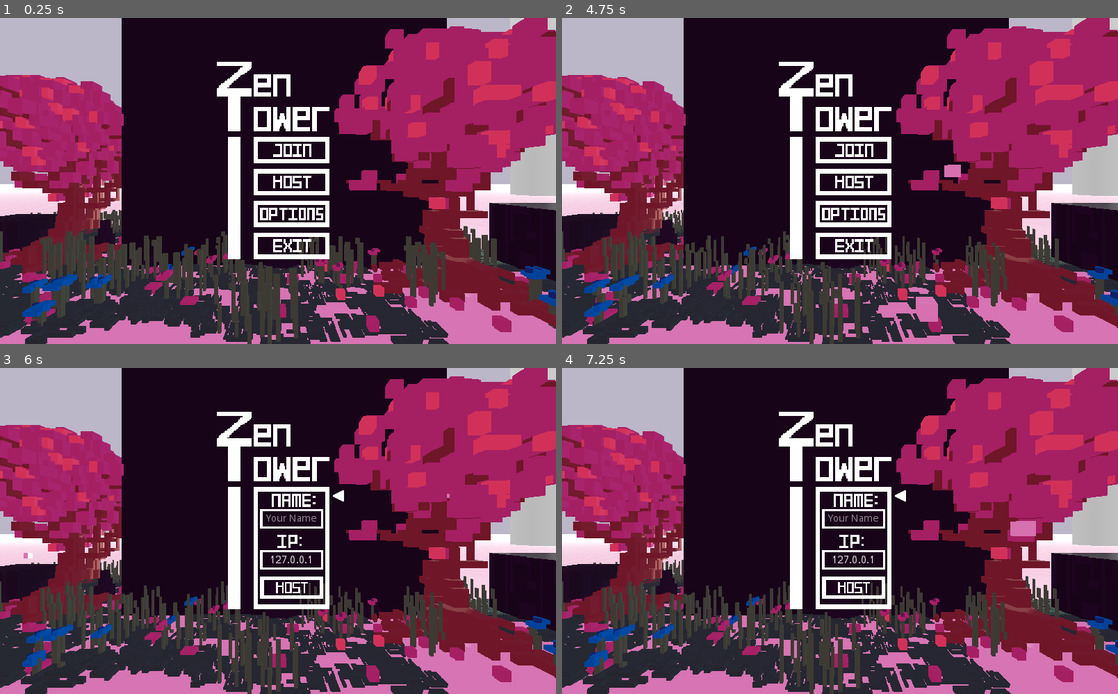
Above: before the commit, frames 1-4 (two rows, left to right).
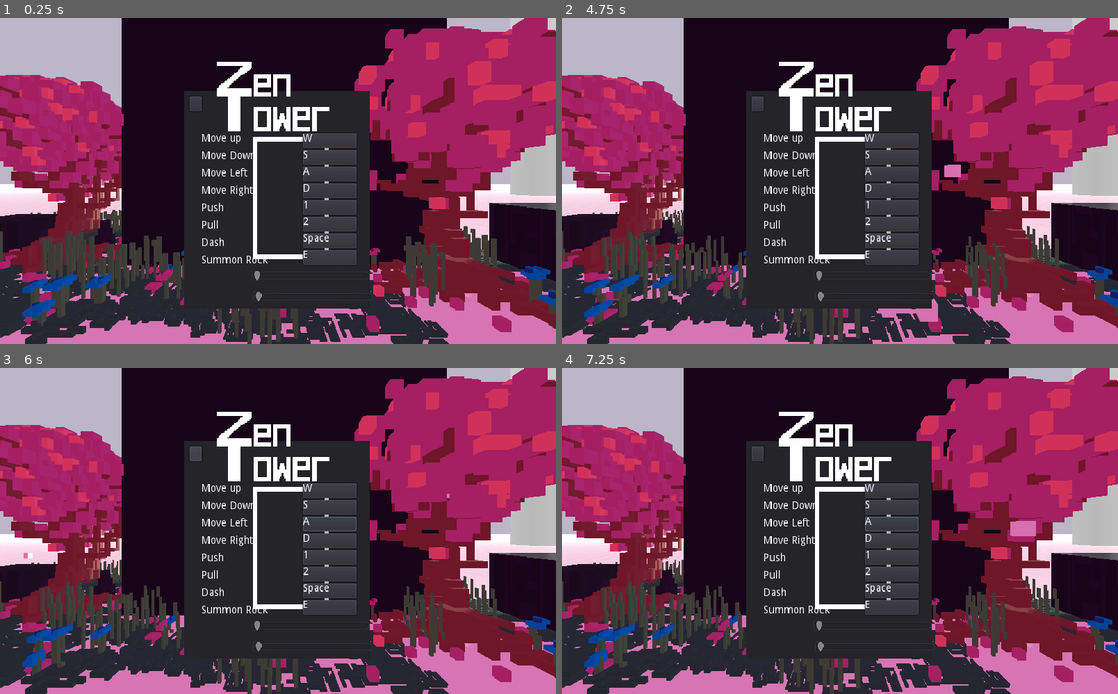
Above: after the commit, the same moments.

Repository: albielee/NSE_Challenge_Game
Game: Godot game, scene res://Menu/lobby.tscn
Two runs of this game, one before a commit and one after it. Both use one fixed random seed, a clock stepped at 60 frames per second and the inputs below.
Inputs (mouse positions are in pixels of both pictures, inside the frame that each line leads up to):
- Up to frame 1 (0.25 s): no input
- Up to frame 2 (4.75 s): tap Enter at 0.5 s; move the mouse to (962, 164) at 0.52 s; hold D (move_right) 0.53-1.28 s; hold Space (move_dash) 0.53-1.28 s; click (962, 164) at 0.67 s; move the mouse to (728, 197) at 1.27 s; hold S (move_down) 1.28-2.03 s; right-click (728, 197) at 1.35 s; move the mouse to (895, 109) at 2.02 s; press the mouse at (895, 109) at 2.03 s; hold D (move_right) 2.03-2.78 s; move the mouse to (812, 246) at 2.77 s; release the mouse at (812, 246) at 2.78 s; hold W (move_up) 2.78-3.53 s; tap Tab (scoreboard) at 2.85 s; click (812, 246) at 2.92 s; move the mouse to (1006, 229) at 3.52 s; hold E (summon_rock) 3.53-4.28 s; hold A (move_left) from 3.53 s (still down); move the mouse to (673, 132) at 4.27 s; tap Shift (temp_float) at 4.35 s
- Up to frame 3 (6 s): move the mouse to (305, 531) at 5.02 s; release A (move_left) at 5.03 s; hold S (move_down) 5.03-5.78 s; hold Space (move_dash) 5.03-5.78 s; click (305, 531) at 5.17 s; move the mouse to (194, 449) at 5.77 s; hold D (move_right) from 5.78 s (still down); right-click (194, 449) at 5.85 s
- Up to frame 4 (7.25 s): move the mouse to (962, 514) at 6.52 s; release D (move_right) at 6.53 s; press the mouse at (962, 514) at 6.53 s; hold W (move_up) from 6.53 s (still down)

The runs differ from the first frame. In frame 1, 18% of the frame differs, in the area x 33-67%, y 22-90%; in frame 2, 18%; in frame 3, 18%; in frame 4, 18%.

Commit message:
sliders are back baby

Diff:
--- a/NSE_Challenge_Game/Menu/lobby.tscn
+++ b/NSE_Challenge_Game/Menu/lobby.tscn
@@ -45,11 +45,11 @@
 
 [sub_resource type="AtlasTexture" id=2]
 atlas = ExtResource( 19 )
-region = Rect2( 32, 0, 16, 16 )
+region = Rect2( 0, 0, 16, 16 )
 
 [sub_resource type="AtlasTexture" id=3]
 atlas = ExtResource( 19 )
-region = Rect2( 0, 0, 16, 16 )
+region = Rect2( 32, 0, 16, 16 )
 
 [sub_resource type="SpriteFrames" id=4]
 animations = [ {
@@ -60,12 +60,12 @@
 }, {
 "frames": [ SubResource( 2 ) ],
 "loop": true,
-"name": "focused",
+"name": "unfocused",
 "speed": 5.0
 }, {
 "frames": [ SubResource( 3 ) ],
 "loop": true,
-"name": "unfocused",
+"name": "focused",
 "speed": 5.0
 } ]
 
@@ -107,11 +107,11 @@
 
 [sub_resource type="AtlasTexture" id=17]
 atlas = ExtResource( 27 )
-region = Rect2( 588, 0, 84, 26 )
+region = Rect2( 0, 0, 84, 26 )
 
 [sub_resource type="AtlasTexture" id=18]
 atlas = ExtResource( 27 )
-region = Rect2( 0, 0, 84, 26 )
+region = Rect2( 588, 0, 84, 26 )
 
 [sub_resource type="SpriteFrames" id=19]
 animations = [ {
@@ -122,12 +122,12 @@
 }, {
 "frames": [ SubResource( 17 ) ],
 "loop": true,
-"name": "focused",
+"name": "unfocused",
 "speed": 5.0
 }, {
 "frames": [ SubResource( 18 ) ],
 "loop": true,
-"name": "unfocused",
+"name": "focused",
 "speed": 5.0
 } ]
 
@@ -166,11 +166,11 @@
 region = Rect2( 0, 0, 105, 36 )
 
 [sub_resource type="AtlasTexture" id=31]
+atlas = ExtResource( 7 )
+region = Rect2( 0, 0, 105, 36 )
+
+[sub_resource type="AtlasTexture" id=32]
 atlas = ExtResource( 8 )
-region = Rect2( 0, 0, 105, 36 )
-
-[sub_resource type="AtlasTexture" id=32]
-atlas = ExtResource( 7 )
 region = Rect2( 0, 0, 105, 36 )
 
 [sub_resource type="SpriteFrames" id=33]
@@ -182,12 +182,12 @@
 }, {
 "frames": [ SubResource( 31 ) ],
 "loop": true,
-"name": "focused",
+"name": "unfocused",
 "speed": 30.0
 }, {
 "frames": [ SubResource( 32 ) ],
 "loop": true,
-"name": "unfocused",
+"name": "focused",
 "speed": 30.0
 } ]
 
@@ -216,11 +216,11 @@
 region = Rect2( 0, 0, 105, 36 )
 
 [sub_resource type="AtlasTexture" id=40]
+atlas = ExtResource( 7 )
+region = Rect2( 0, 0, 105, 36 )
+
+[sub_resource type="AtlasTexture" id=41]
 atlas = ExtResource( 8 )
-region = Rect2( 0, 0, 105, 36 )
-
-[sub_resource type="AtlasTexture" id=41]
-atlas = ExtResource( 7 )
 region = Rect2( 0, 0, 105, 36 )
 
 [sub_resource type="SpriteFrames" id=42]
@@ -232,12 +232,12 @@
 }, {
 "frames": [ SubResource( 40 ) ],
 "loop": true,
-"name": "focused",
+"name": "unfocused",
 "speed": 5.0
 }, {
 "frames": [ SubResource( 41 ) ],
 "loop": true,
-"name": "unfocused",
+"name": "focused",
 "speed": 5.0
 } ]
 
@@ -267,11 +267,11 @@
 
 [sub_resource type="AtlasTexture" id=49]
 atlas = ExtResource( 9 )
-region = Rect2( 735, 0, 105, 36 )
+region = Rect2( 0, 0, 105, 36 )
 
 [sub_resource type="AtlasTexture" id=50]
 atlas = ExtResource( 9 )
-region = Rect2( 0, 0, 105, 36 )
+region = Rect2( 735, 0, 105, 36 )
 
 [sub_resource type="SpriteFrames" id=51]
 animations = [ {
@@ -282,13 +282,13 @@
 }, {
 "frames": [ SubResource( 49 ) ],
 "loop": true,
+"name": "unfocused",
+"speed": 30.0
+}, {
+"frames": [ SubResource( 50 ) ],
+"loop": true,
 "name": "focused",
 "speed": 5.0
-}, {
-"frames": [ SubResource( 50 ) ],
-"loop": true,
-"name": "unfocused",
-"speed": 30.0
 } ]
 
 [sub_resource type="AtlasTexture" id=52]
@@ -317,11 +317,11 @@
 
 [sub_resource type="AtlasTexture" id=58]
 atlas = ExtResource( 10 )
-region = Rect2( 735, 0, 105, 36 )
+region = Rect2( 0, 0, 105, 36 )
 
 [sub_resource type="AtlasTexture" id=59]
 atlas = ExtResource( 10 )
-region = Rect2( 0, 0, 105, 36 )
+region = Rect2( 735, 0, 105, 36 )
 
 [sub_resource type="SpriteFrames" id=60]
 animations = [ {
@@ -332,12 +332,12 @@
 }, {
 "frames": [ SubResource( 58 ) ],
 "loop": true,
-"name": "focused",
+"name": "unfocused",
 "speed": 5.0
 }, {
 "frames": [ SubResource( 59 ) ],
 "loop": true,
-"name": "unfocused",
+"name": "focused",
 "speed": 5.0
 } ]
 
@@ -367,11 +367,11 @@
 
 [sub_resource type="AtlasTexture" id=67]
 atlas = ExtResource( 12 )
-region = Rect2( 735, 0, 105, 36 )
+region = Rect2( 0, 0, 105, 36 )
 
 [sub_resource type="AtlasTexture" id=68]
 atlas = ExtResource( 12 )
-region = Rect2( 0, 0, 105, 36 )
+region = Rect2( 735, 0, 105, 36 )
 
 [sub_resource type="SpriteFrames" id=69]
 animations = [ {
@@ -382,12 +382,12 @@
 }, {
 "frames": [ SubResource( 67 ) ],
 "loop": true,
-"name": "focused",
+"name": "unfocused",
 "speed": 5.0
 }, {
 "frames": [ SubResource( 68 ) ],
 "loop": true,
-"name": "unfocused",
+"name": "focused",
 "speed": 5.0
 } ]
 
@@ -983,11 +983,10 @@
 centered = false
 
 [node name="Options" type="Panel" parent="Lobby/Menu"]
-visible = false
 margin_left = 384.0
 margin_top = 192.0
 margin_right = 640.0
-margin_bottom = 448.0
+margin_bottom = 493.0
 script = ExtResource( 28 )
 
 [node name="MenuOutline" type="Sprite" parent="Lobby/Menu/Options"]
@@ -1164,6 +1163,18 @@
 "_edit_use_anchors_": false
 }
 
+[node name="MusicSlider" type="HSlider" parent="Lobby/Menu/Options"]
+margin_left = 93.0
+margin_top = 243.0
+margin_right = 255.0
+margin_bottom = 267.0
+
+[node name="EffectsSlider" type="HSlider" parent="Lobby/Menu/Options"]
+margin_left = 95.0
+margin_top = 276.0
+margin_right = 260.0
+margin_bottom = 293.0
+
 [node name="Title" type="Sprite" parent="Lobby"]
 position = Vector2( 379, 104 )
 texture = ExtResource( 4 )
@@ -1901,4 +1912,6 @@
 [connection signal="pressed" from="Lobby/Menu/Host/BackButton" to="Lobby" method="_on_BackButton_pressed"]
 [connection signal="animation_finished" from="Lobby/Menu/Host/BackButton/Anim" to="Lobby/Menu/Host/BackButton" method="_on_Join_animation_finished"]
 [connection signal="pressed" from="Lobby/Menu/Options/BackButton" to="Lobby" method="_on_BackButton_pressed"]
+[connection signal="value_changed" from="Lobby/Menu/Options/MusicSlider" to="Lobby/Menu/Options" method="_on_MusicSlider_value_changed"]
+[connection signal="value_changed" from="Lobby/Menu/Options/EffectsSlider" to="Lobby/Menu/Options" method="_on_EffectsSlider_value_changed"]
 [connection signal="animation_finished" from="Lobby/TransitionAnims" to="Lobby" method="_on_TransitionAnims_animation_finished"]
Not shown: 2 places in NSE_Challenge_Game/Menu/lobby.tscn that only renumber resources
